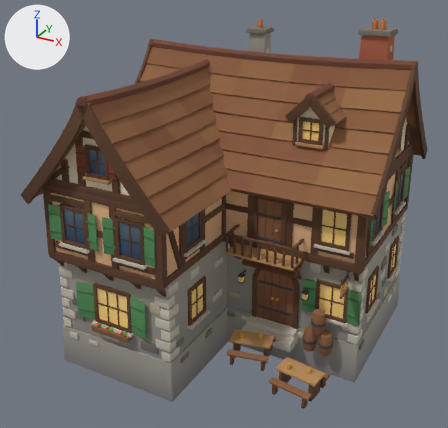
An edit to the glTF model exports/glb/landmarks/lm_tavern.glb, drawn before and after from the same camera.
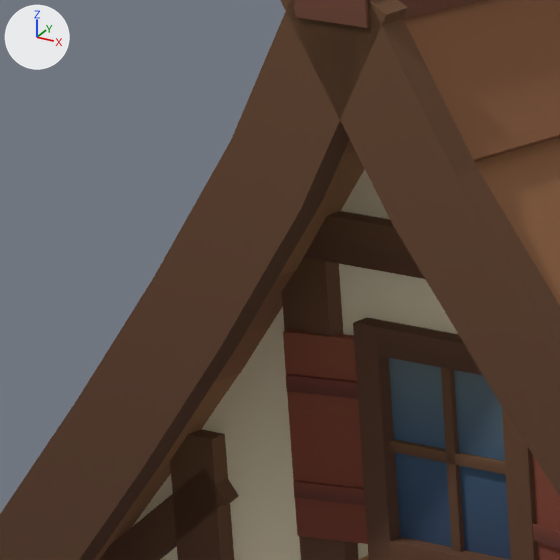
Each version appears first whole from a camera (50 mm lens) standing at (34.5, -75.9, 48.2) and looking at (-1.9, -9.7, 15.2), and next in a close-up on the part from 9% to 25% of the width and 24% to 41% of the height. The axes (+X, +Y, +Z) are drawn at upper left. The lights are the same throughout. The older version's two pictures come first. Vertices at exactly the same position are counted once.

In view in the first close-up: 'lm_tavern'.
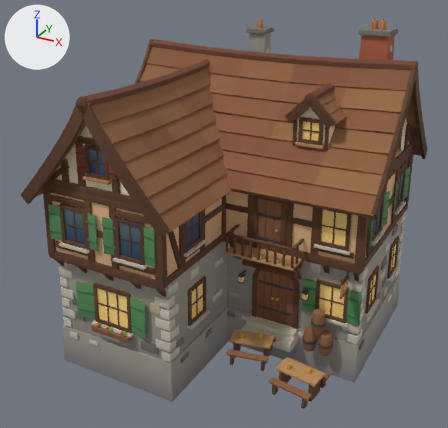
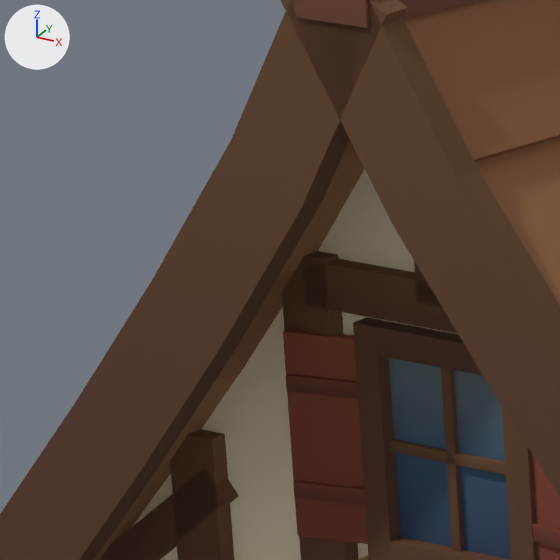
What differs and where, as boxes (x1, y1, x2, y2) in the close-ups (560 x 560 px; the box of a moved part takes in the faces that stretch with it):
part 1 of me_lm_tavern, moved or reshaped
    before: (304, 211, 425, 279)
    after: (302, 259, 457, 333)
part 2 of me_lm_tavern, moved or reshaped (not visible before)
    after: (414, 261, 442, 308)

The change, as a diff of the scene's bpy script:
```diff
--- a/exports/glb/landmarks/lm_tavern.glb.py
+++ b/exports/glb/landmarks/lm_tavern.glb.py
@@ me_lm_tavern @@
 me_lm_tavern.from_pydata(...)  # 6648 vertices, 9687 faces; spans x -19.7..19.1, y -27.6..12.6, z -4.0..39.7
 # used by ob_lm_tavern; location = (0.0, 0.0, 0.0)
 # before: 5914 (-8.7, -25.6, 28.9), 5917 (-9.4, -25.6, 28.9), 5918 (-8.7, -25.3, 28.9), 5921 (-9.4, -25.3, 28.9)
+# me_lm_tavern part 1: the loose piece of 8 vertices spanning x -11.5..-6.6, y -25.6..-25.3, z 28.6..29.2 is moved by (0.0, 0.0, -0.7)
+# me_lm_tavern part 2
+for i in [5914, 5917, 5918, 5921]: me_lm_tavern.vertices[i].co += Vector((0.0, 0.0, -0.7))
 me_lm_tavern.materials.append(mat_villagepalette)
```
